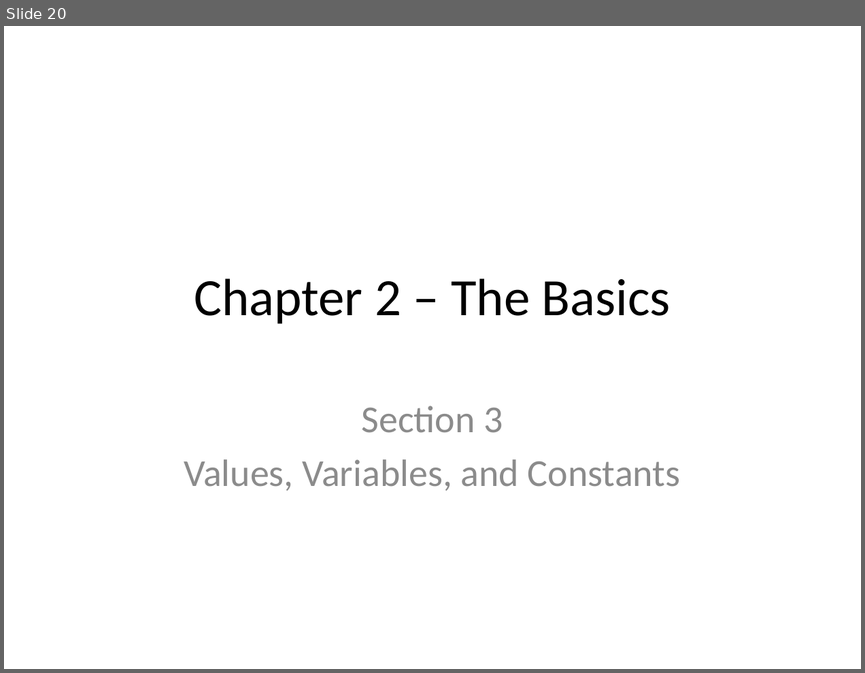
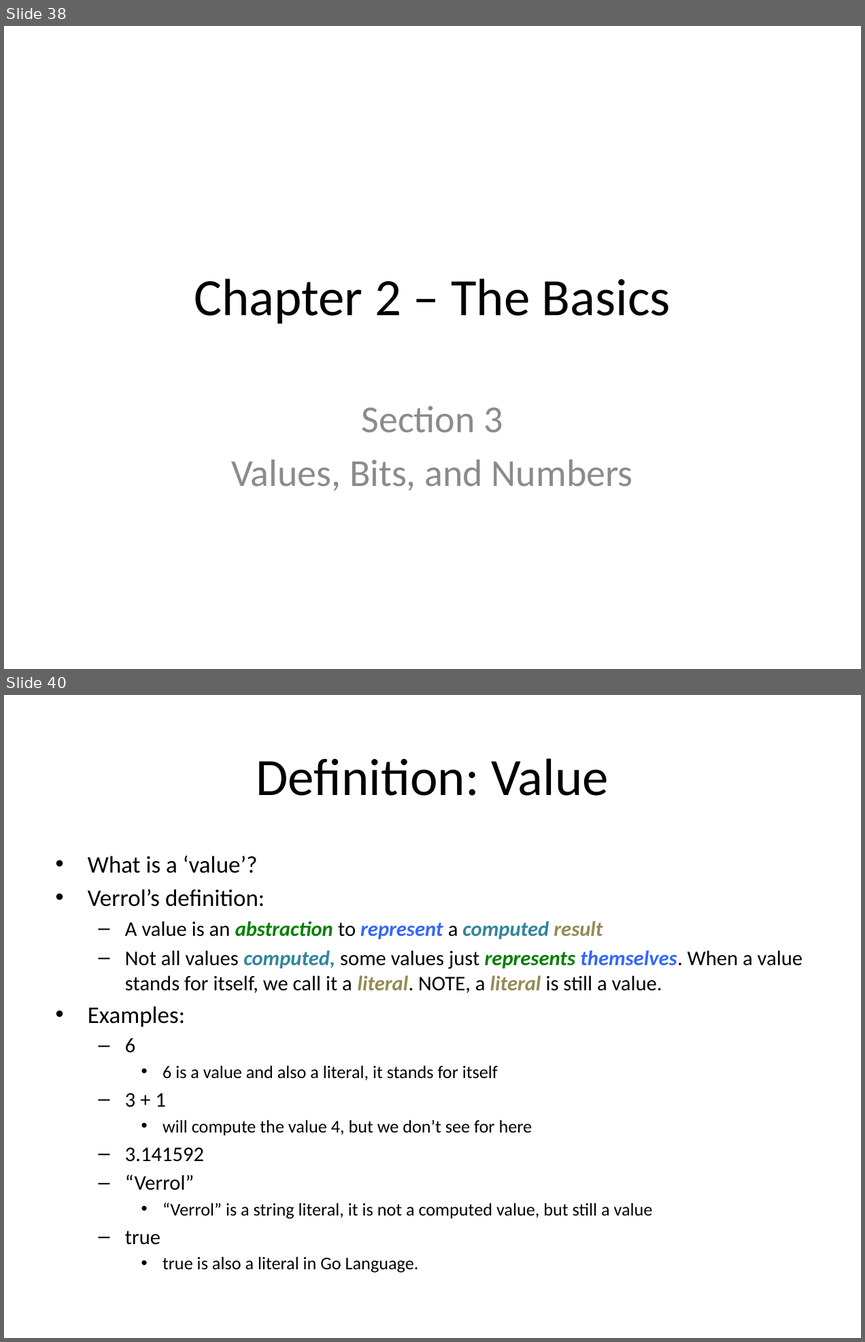
Before and after one commit to xiliax/go-lang-programming, a slide deck: doc/Go-Lang-Programming.pptx. Shown one above the other, each under a label of ours: slide 20 before the commit, slides 38 and 40 after it; the slides between them are not shown. The pictures are 865x673 and 865x1342 pixels, drawn with LibreOffice and Linux fonts; fonts in the diff are those of the drawing. Boxes give left, top, right and bottom in pixels: in the first picture for what was removed or moved away, otherwise in the second. Text is boxed around its words. In the diff, an @@ line names an element or a change of style, - is before the commit and + after.

Commit message:
c02s03 - Values, Bits, and Numbers - Updated docs, slides, and code sample.

```diff
--- a/doc/Go-Lang-Programming.pptx
+++ b/doc/Go-Lang-Programming.pptx
@@ slide 40 added at box(4, 695, 861, 1338), background #FFFFFF @@
@@ title added at box(256, 758, 609, 796), 44 pt, text #000000 @@
+Definition: Value
@@ text added at box(88, 855, 802, 1272), 17.5 pt, text #000000 @@
+• What is a ‘value’?
+• Verrol’s definition:
+  – A value is an abstraction to represent a computed result
+  – Not all values computed, some values just represents themselves. When a value stands for itself, we call it a literal. NOTE, a literal is still a value.
+• Examples:
+  – 6
+    • 6 is a value and also a literal, it stands for itself
+  – 3 + 1
+    • will compute the value 4, but we don’t see for here
+  – 3.141592
+  – “Verrol”
+    • “Verrol” is a string literal, it is not a computed value, but still a value
+  – true
+    • true is also a literal in Go Language.
@@ what was slide 20 is now slide 38 @@
@@ slide 38 changed as well @@
@@ subtitle at box(231, 459, 633, 490): text changed @@
-Values, Variables, and Constants
+Values, Bits, and Numbers
```
Also in this commit, not shown: 2 other slides changed, 40 other slides added, 48 other files.
